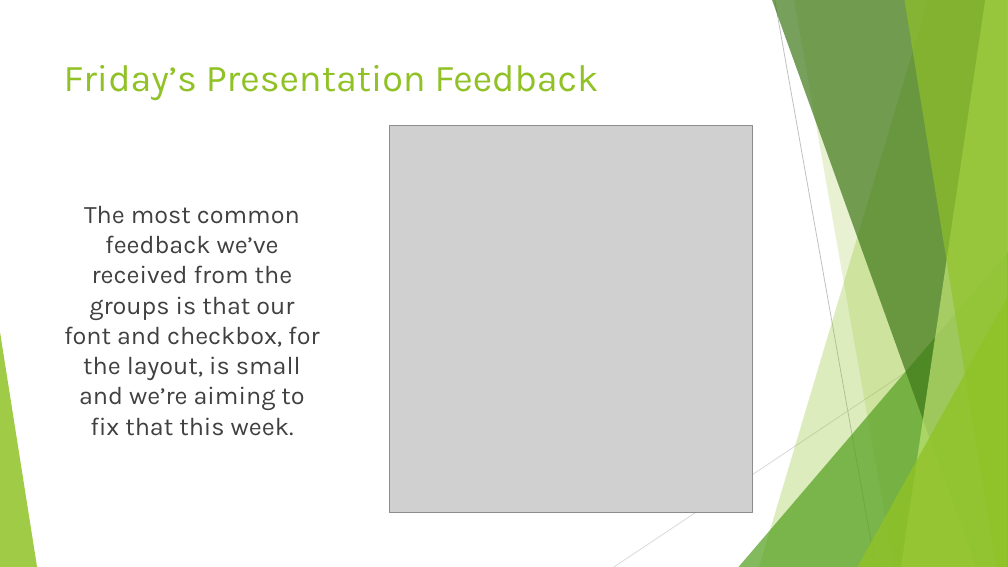
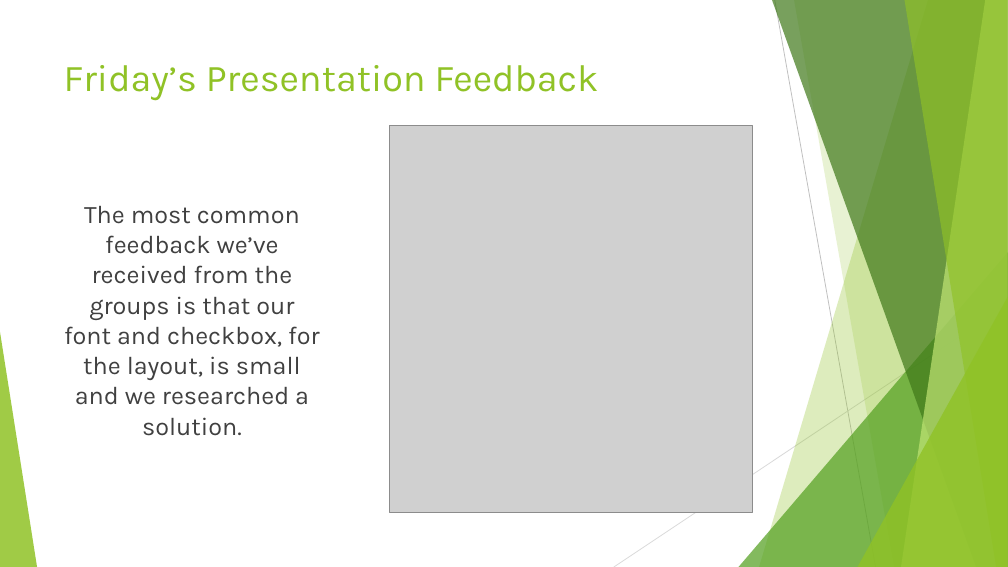
Before and after one commit to AustinBCIT/MVF, a slide deck: slide 10 of Monday May 8th Presentation.pptx (slide 5 before the commit). Drawn at 1008x567 pixels with LibreOffice and Linux fonts; fonts in the diff are those of the drawing; grey boxes stand for pictures. Boxes give left, top, right and bottom in pixels: in the first picture for what was removed or moved away, otherwise in the second. Text is boxed around its words. In the diff, an @@ line names an element or a change of style, - is before the commit and + after.

```diff
--- a/Monday May 8th Presentation.pptx
+++ b/Monday May 8th Presentation.pptx
@@ text at (64,206,319,436): text changed @@
-The most common feedback we’ve received from the groups is that our font and checkbox, for the layout, is small and we’re aiming to fix that this week.
+The most common feedback we’ve received from the groups is that our font and checkbox, for the layout, is small and we researched a solution.
```
Also in this commit, not shown: 3 other slides changed, 5 slides added.
